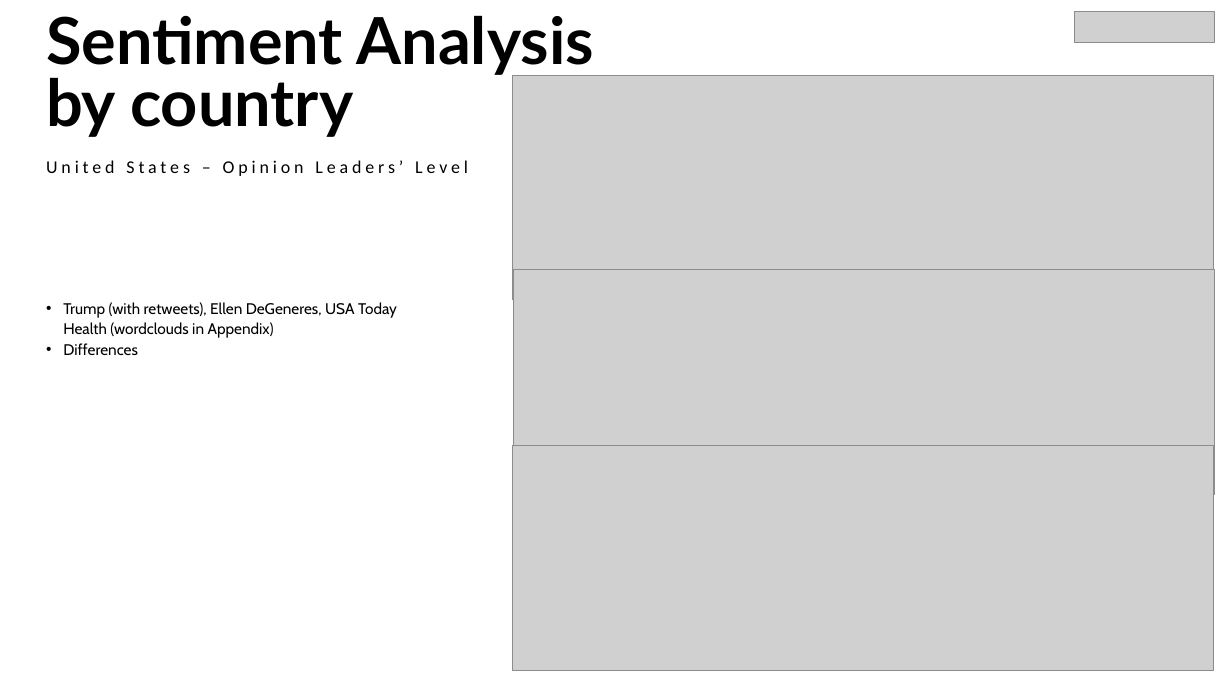
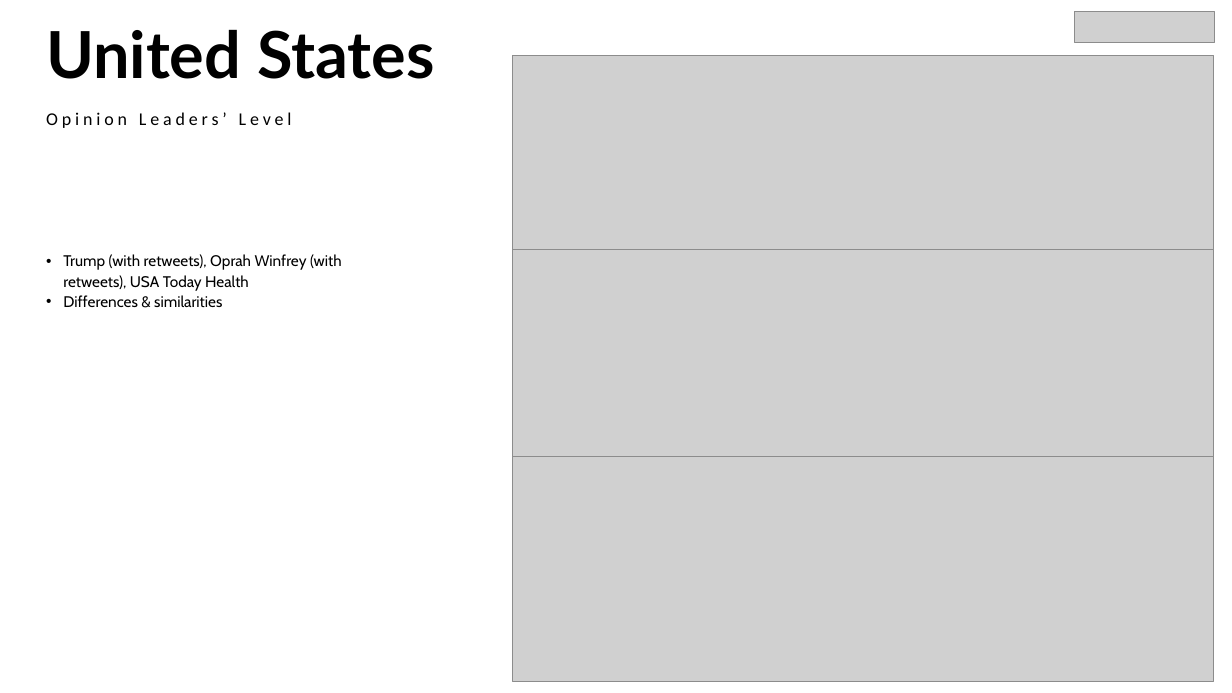
Before and after one commit to Franca97/Web_Data_and-_Digital_Analytics, a slide deck: slide 11 of Presentation.pptx. Drawn at 1232x693 pixels with LibreOffice and Linux fonts; fonts in the diff are those of the drawing; grey boxes stand for pictures. Boxes give left, top, right and bottom in pixels: in the first picture for what was removed or moved away, otherwise in the second. Text is boxed around its words. In the diff, an @@ line names an element or a change of style, - is before the commit and + after.

```diff
--- a/Presentation.pptx
+++ b/Presentation.pptx
@@ text at (46,29,435,79): text changed @@
-Sentiment Analysis by country
+United States
@@ picture: place and size @@
-picture at (513,76,1214,300)
+picture at (513,55,1214,280)
@@ text at (46,112,292,128): text changed @@
-United States – Opinion Leaders’ Level
+Opinion Leaders’ Level
@@ text at (63,254,342,307): text changed @@
-• Trump (with retweets), Ellen DeGeneres, USA Today Health (wordclouds in Appendix)
-• Differences
+• Trump (with retweets), Oprah Winfrey (with retweets), USA Today Health
+• Differences & similarities
@@ picture: place and size @@
-picture at (513,270,1214,494)
+picture at (513,250,1214,474)
@@ picture: place and size @@
-picture at (513,446,1214,671)
+picture at (513,457,1214,682)
```
Also in this commit, not shown: 9 other slides changed, 3 slides added, 2 slides removed.
